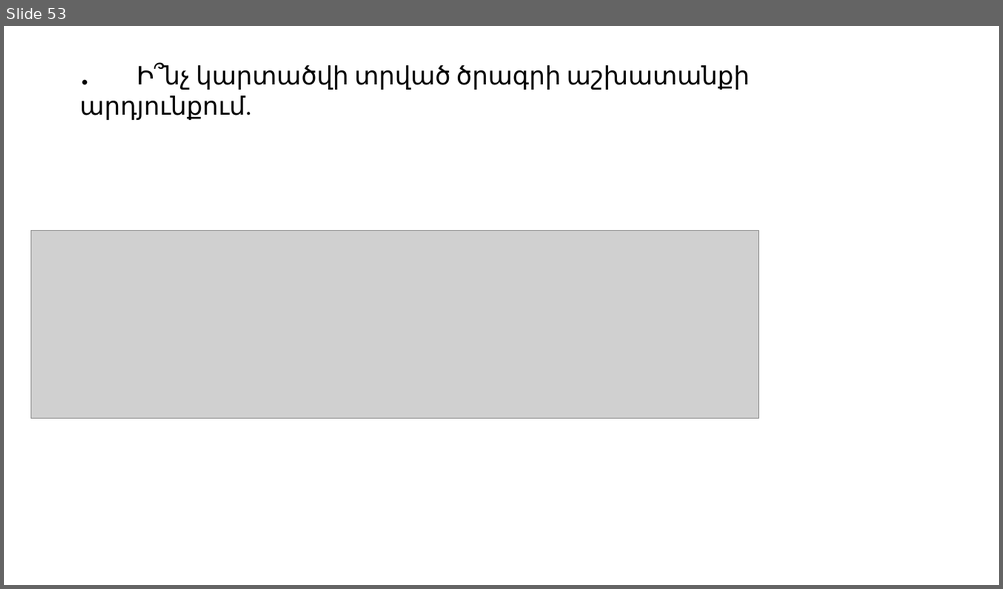
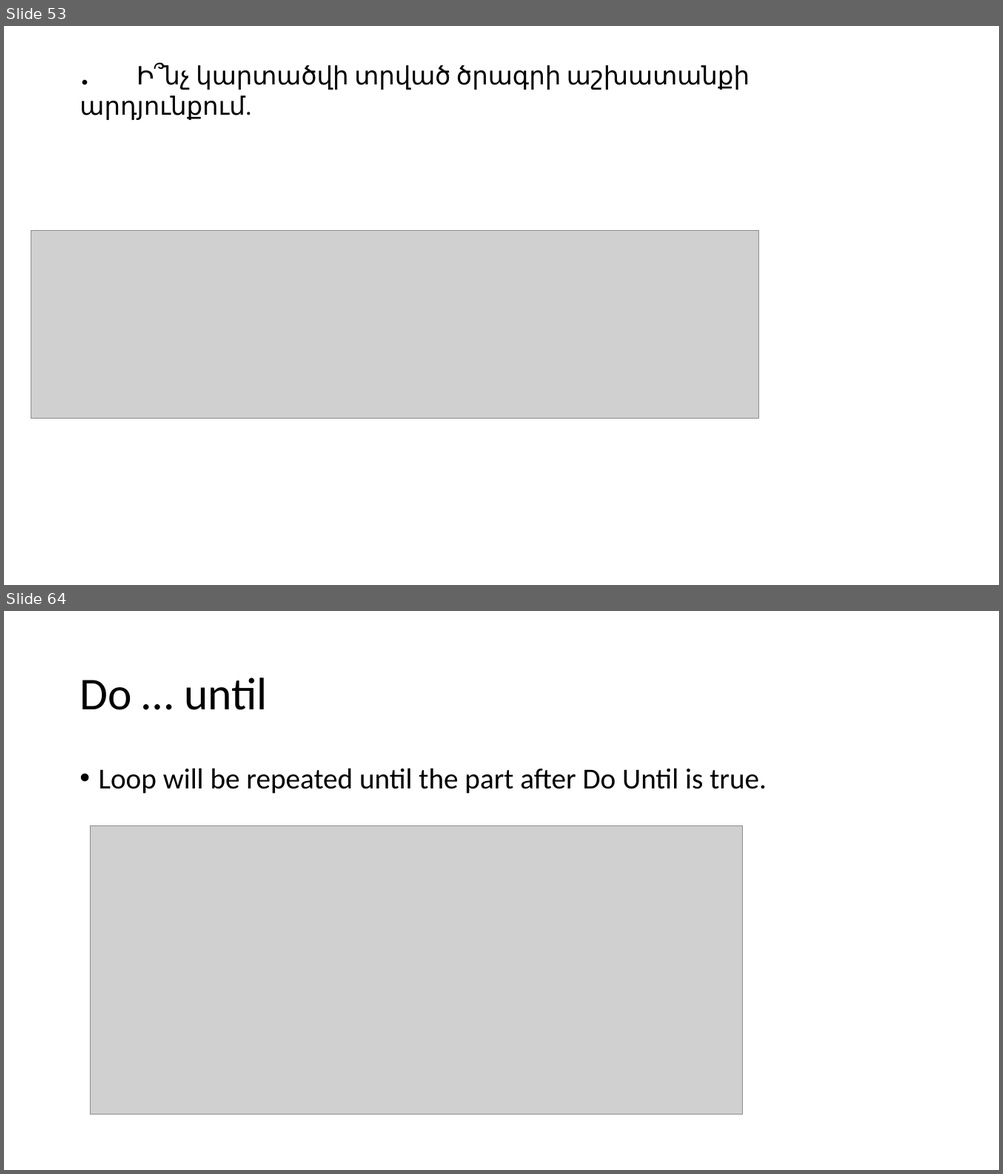
Before and after one commit to Zilfimian/VBA-Spring_2019-YSU, a slide deck: Problems/VBA.pptx. Shown one above the other, each under a label of ours: slide 53 before the commit, slides 53 and 64 after it; the slides between them are not shown. The pictures are 1003x589 and 1003x1174 pixels, drawn with LibreOffice and Linux fonts; fonts in the diff are those of the drawing; grey boxes stand for pictures. Boxes give left, top, right and bottom in pixels: in the first picture for what was removed or moved away, otherwise in the second. Text is boxed around its words. In the diff, an @@ line names an element or a change of style, - is before the commit and + after.

```diff
--- a/Problems/VBA.pptx
+++ b/Problems/VBA.pptx
@@ slide 64 added at (4, 611, 999, 1170), background #FFFFFF @@
@@ title added at (79, 678, 267, 710), 44 pt, text #000000 @@
+Do … until
@@ text added at (99, 768, 766, 794), 28 pt, text #000000 @@
+• Loop will be repeated until the part after Do Until is true.
@@ picture added at (90, 826, 742, 1116) @@
```
Also in this commit, not shown: 1 slide changed, 14 other slides added.
